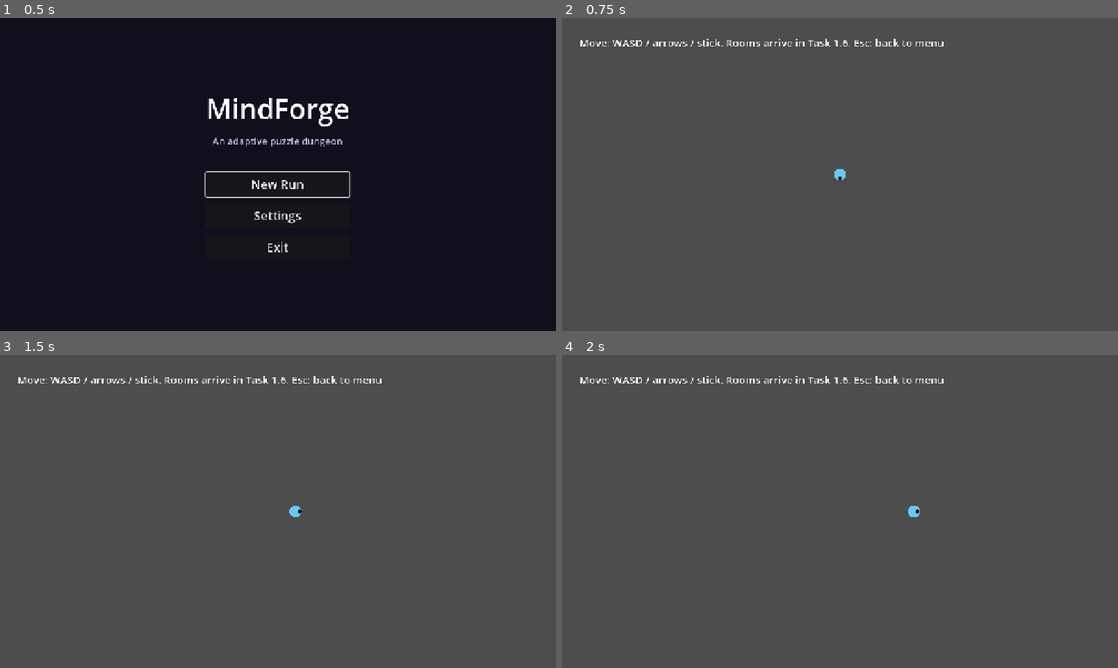
Above: before the commit, frames 1-4 (two rows, left to right).
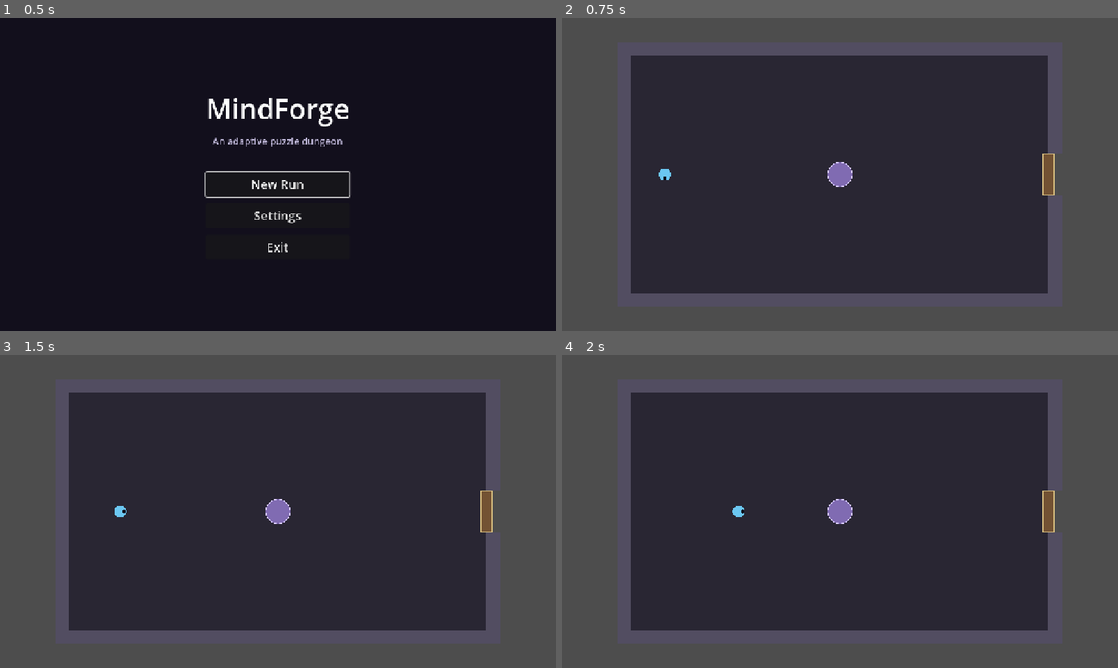
Above: after the commit, the same moments.

Repository: M-Mashreghi/MindForge
Game: Godot game, scene res://game/scenes/main/main.tscn
Same seed, same stepped clock (60 frames per second), same inputs: the game is played once before the commit and once after it.
Inputs:
- Up to frame 1 (0.5 s): no input
- Up to frame 2 (0.75 s): click "New Run" at 0.5 s
- Up to frame 3 (1.5 s): tap Enter at 1.25 s; hold D (move_right) from 1.28 s (still down); hold E (interact) from 1.28 s (still down)
- Up to frame 4 (2 s): keep holding D (move_right); keep holding E (interact)

Frame 1 is identical in both runs. In frame 2, 58% of the frame differs, in the area x 3-89%, y 6-88%; in frame 3, 58%; in frame 4, 58%.

Commit message:
task(1.6): add reusable dungeon room scene
- RoomDef metadata resource and three fixture room definitions
- room scene with floor, collision walls, spawn point, puzzle anchor
  and entry/exit doors laid out from metadata
- dungeon loads the fixed fixture sequence and spawns the player
- room contains no puzzle answer validation

Co-Authored-By: Claude Opus 5.5 (1M context) <noreply@anthropic.com>

Diff:
--- /dev/null
+++ b/game/resources/room_defs/fixture_entrance.tres
@@ -0,0 +1,17 @@
+[gd_resource type="Resource" load_steps=2 format=3]
+
+[ext_resource type="Script" path="res://game/scripts/dungeon/room_def.gd" id="1_def"]
+
+[resource]
+script = ExtResource("1_def")
+room_id = &"fixture_entrance"
+display_name = "Entrance Hall"
+room_type = 0
+size = Vector2(960, 544)
+spawn_point = Vector2(0.08, 0.5)
+puzzle_anchor = Vector2(0.5, 0.5)
+allows_retreat = false
+has_entry_door = false
+has_exit_door = true
+puzzle_family = &"pattern"
+floor_color = Color(0.16, 0.15, 0.2, 1)
--- /dev/null
+++ b/game/resources/room_defs/fixture_gallery.tres
@@ -0,0 +1,17 @@
+[gd_resource type="Resource" load_steps=2 format=3]
+
+[ext_resource type="Script" path="res://game/scripts/dungeon/room_def.gd" id="1_def"]
+
+[resource]
+script = ExtResource("1_def")
+room_id = &"fixture_gallery"
+display_name = "Echo Gallery"
+room_type = 0
+size = Vector2(1024, 576)
+spawn_point = Vector2(0.08, 0.5)
+puzzle_anchor = Vector2(0.6, 0.35)
+allows_retreat = true
+has_entry_door = true
+has_exit_door = true
+puzzle_family = &"logic"
+floor_color = Color(0.14, 0.17, 0.2, 1)
--- /dev/null
+++ b/game/resources/room_defs/fixture_vault.tres
@@ -0,0 +1,17 @@
+[gd_resource type="Resource" load_steps=2 format=3]
+
+[ext_resource type="Script" path="res://game/scripts/dungeon/room_def.gd" id="1_def"]
+
+[resource]
+script = ExtResource("1_def")
+room_id = &"fixture_vault"
+display_name = "Rune Vault"
+room_type = 2
+size = Vector2(896, 512)
+spawn_point = Vector2(0.08, 0.5)
+puzzle_anchor = Vector2(0.55, 0.6)
+allows_retreat = false
+has_entry_door = true
+has_exit_door = true
+puzzle_family = &"memory"
+floor_color = Color(0.2, 0.14, 0.17, 1)
--- a/game/scenes/dungeon/dungeon.gd
+++ b/game/scenes/dungeon/dungeon.gd
@@ -1,9 +1,45 @@
 extends Node2D
-## Dungeon scene shell. Rooms, player and HUD are added by later tasks.
+## Dungeon scene: shows the current room and places the player in it.
+## The room sequence is a fixed, deterministic fixture list until the seeded
+## dungeon generator (Phase 5) replaces it.
 ## Cancel (Escape) abandons the run and returns to the main menu.
+
+const ROOM_SCENE := preload("res://game/scenes/rooms/dungeon_room.tscn")
+const DEMO_ROOM_DEFS: Array[Resource] = [
+	preload("res://game/resources/room_defs/fixture_entrance.tres"),
+	preload("res://game/resources/room_defs/fixture_gallery.tres"),
+	preload("res://game/resources/room_defs/fixture_vault.tres"),
+]
+## Seed used when the scene is run directly without a run from the menu.
+const DEMO_SEED := 1
+
+@onready var _room_holder: Node2D = $RoomHolder
+@onready var player: CharacterBody2D = $Player
+
+var current_room: Node2D
+
+
+func _ready() -> void:
+	if not GameState.run_active:
+		GameState.start_run(DEMO_SEED, DEMO_ROOM_DEFS.size())
+	load_room(0)
 
 
 func _unhandled_input(event: InputEvent) -> void:
 	if event.is_action_pressed("ui_cancel"):
 		get_viewport().set_input_as_handled()
 		GameState.return_to_main_menu()
+
+
+## Replaces the current room with fixture room `index` and enters it.
+func load_room(index: int) -> void:
+	if current_room:
+		_room_holder.remove_child(current_room)
+		current_room.queue_free()
+	var room := ROOM_SCENE.instantiate()
+	room.room_def = DEMO_ROOM_DEFS[index]
+	_room_holder.add_child(room)
+	room.position = ((get_viewport_rect().size - room.room_def.size) / 2.0).round()
+	current_room = room
+	player.place_at(room.get_spawn_global_position())
+	GameState.enter_room(room.get_room_id())
--- a/game/scenes/dungeon/dungeon.tscn
+++ b/game/scenes/dungeon/dungeon.tscn
@@ -6,13 +6,6 @@
 [node name="Dungeon" type="Node2D"]
 script = ExtResource("1_dungeon")
 
-[node name="Placeholder" type="Label" parent="."]
-offset_left = 40.0
-offset_top = 40.0
-offset_right = 900.0
-offset_bottom = 90.0
-theme_override_font_sizes/font_size = 24
-text = "Move: WASD / arrows / stick. Rooms arrive in Task 1.6. Esc: back to menu"
+[node name="RoomHolder" type="Node2D" parent="."]
 
 [node name="Player" parent="." instance=ExtResource("2_player")]
-position = Vector2(640, 360)
--- /dev/null
+++ b/game/scenes/rooms/door.gd
@@ -0,0 +1,34 @@
+extends Area2D
+## A doorway in a room wall. Detects the player reaching it and reports it;
+## the room/dungeon decide whether a transition happens.
+
+enum Role { ENTRY, EXIT }
+
+signal player_reached(door: Area2D)
+
+const DOOR_SIZE := Vector2(24, 96)
+
+@export var role: Role = Role.EXIT
+
+
+func _ready() -> void:
+	collision_layer = 4
+	collision_mask = 2
+	monitorable = false
+	var shape := CollisionShape2D.new()
+	var rect := RectangleShape2D.new()
+	rect.size = DOOR_SIZE
+	shape.shape = rect
+	add_child(shape)
+	body_entered.connect(_on_body_entered)
+
+
+func _on_body_entered(body: Node2D) -> void:
+	if body is CharacterBody2D:
+		player_reached.emit(self)
+
+
+func _draw() -> void:
+	var rect := Rect2(-DOOR_SIZE / 2.0, DOOR_SIZE)
+	draw_rect(rect, Color(0.45, 0.32, 0.2))
+	draw_rect(rect, Color(0.85, 0.75, 0.5), false, 2.0)
--- /dev/null
+++ b/game/scenes/rooms/door.tscn
@@ -0,0 +1,6 @@
+[gd_scene load_steps=2 format=3]
+
+[ext_resource type="Script" path="res://game/scenes/rooms/door.gd" id="1_door"]
+
+[node name="Door" type="Area2D"]
+script = ExtResource("1_door")
--- /dev/null
+++ b/game/scenes/rooms/dungeon_room.gd
@@ -0,0 +1,101 @@
+extends Node2D
+## Reusable room: floor, walls with door gaps, spawn point, puzzle anchor and
+## doors, all laid out from a RoomDef. It never validates puzzle answers; a
+## puzzle host attached to the anchor reports results through EventBus.
+
+const RoomDef := preload("res://game/scripts/dungeon/room_def.gd")
+const Door := preload("res://game/scenes/rooms/door.gd")
+
+const WALL_THICKNESS := 32.0
+const DOOR_GAP := 96.0
+const WALL_COLOR := Color(0.32, 0.3, 0.38)
+
+## Emitted when the player reaches a door (the dungeon decides what happens).
+signal door_reached(door: Area2D)
+
+@export var room_def: RoomDef
+
+@onready var spawn_point: Marker2D = $SpawnPoint
+@onready var puzzle_anchor: Marker2D = $PuzzleAnchor
+@onready var entry_door: Area2D = $Doors/EntryDoor
+@onready var exit_door: Area2D = $Doors/ExitDoor
+@onready var _walls: StaticBody2D = $Walls
+
+
+func _ready() -> void:
+	if room_def == null:
+		push_error("DungeonRoom needs a room_def")
+		return
+	name = "Room_%s" % room_def.room_id
+	spawn_point.position = room_def.spawn_position()
+	puzzle_anchor.position = room_def.puzzle_anchor_position()
+	_build_walls()
+	_place_door(entry_door, room_def.has_entry_door, Vector2(0, room_def.size.y / 2.0))
+	_place_door(exit_door, room_def.has_exit_door, Vector2(room_def.size.x, room_def.size.y / 2.0))
+	entry_door.player_reached.connect(door_reached.emit)
+	exit_door.player_reached.connect(door_reached.emit)
+	queue_redraw()
+
+
+func get_room_id() -> StringName:
+	return room_def.room_id
+
+
+func get_spawn_global_position() -> Vector2:
+	return spawn_point.global_position
+
+
+## Interior rectangle in local coordinates.
+func get_interior_rect() -> Rect2:
+	return Rect2(Vector2.ZERO, room_def.size)
+
+
+func _place_door(door: Area2D, enabled: bool, at: Vector2) -> void:
+	door.position = at
+	door.visible = enabled
+	door.monitoring = enabled
+	door.process_mode = Node.PROCESS_MODE_INHERIT if enabled else Node.PROCESS_MODE_DISABLED
+
+
+## Four walls around the interior; the west/east walls leave a gap where an
+## enabled door sits, and the door itself controls passage.
+func _build_walls() -> void:
+	var w := room_def.size.x
+	var h := room_def.size.y
+	var t := WALL_THICKNESS
+	_add_wall(Rect2(-t, -t, w + 2 * t, t))
+	_add_wall(Rect2(-t, h, w + 2 * t, t))
+	_add_side_wall(-t, h, room_def.has_entry_door)
+	_add_side_wall(w, h, room_def.has_exit_door)
+
+
+func _add_side_wall(x: float, h: float, has_gap: bool) -> void:
+	var t := WALL_THICKNESS
+	if not has_gap:
+		_add_wall(Rect2(x, 0, t, h))
+		return
+	var gap_top := (h - DOOR_GAP) / 2.0
+	_add_wall(Rect2(x, 0, t, gap_top))
+	_add_wall(Rect2(x, gap_top + DOOR_GAP, t, h - gap_top - DOOR_GAP))
+
+
+func _add_wall(rect: Rect2) -> void:
+	var shape := CollisionShape2D.new()
+	var box := RectangleShape2D.new()
+	box.size = rect.size
+	shape.shape = box
+	shape.position = rect.get_center()
+	_walls.add_child(shape)
+
+
+func _draw() -> void:
+	if room_def == null:
+		return
+	draw_rect(get_interior_rect(), room_def.floor_color)
+	for child in _walls.get_children():
+		var shape := child as CollisionShape2D
+		var size: Vector2 = (shape.shape as RectangleShape2D).size
+		draw_rect(Rect2(shape.position - size / 2.0, size), WALL_COLOR)
+	# Placeholder pedestal marking where the puzzle will be presented.
+	draw_circle(puzzle_anchor.position, 28.0, Color(0.5, 0.42, 0.7))
+	draw_circle(puzzle_anchor.position, 28.0, Color(0.85, 0.8, 1.0), false, 2.0)
--- /dev/null
+++ b/game/scenes/rooms/dungeon_room.tscn
@@ -0,0 +1,23 @@
+[gd_scene load_steps=3 format=3]
+
+[ext_resource type="Script" path="res://game/scenes/rooms/dungeon_room.gd" id="1_room"]
+[ext_resource type="PackedScene" path="res://game/scenes/rooms/door.tscn" id="2_door"]
+
+[node name="DungeonRoom" type="Node2D"]
+script = ExtResource("1_room")
+
+[node name="Walls" type="StaticBody2D" parent="."]
+collision_layer = 1
+collision_mask = 0
+
+[node name="SpawnPoint" type="Marker2D" parent="."]
+
+[node name="PuzzleAnchor" type="Marker2D" parent="."]
+
+[node name="Doors" type="Node2D" parent="."]
+
+[node name="EntryDoor" parent="Doors" instance=ExtResource("2_door")]
+role = 0
+
+[node name="ExitDoor" parent="Doors" instance=ExtResource("2_door")]
+role = 1
--- /dev/null
+++ b/game/scripts/dungeon/room_def.gd
@@ -0,0 +1,42 @@
+extends Resource
+## Static metadata for one dungeon room. Holds no puzzle answers.
+
+enum RoomType { STANDARD, RECOVERY, CHALLENGE, BOSS }
+
+const ROOM_DEF_VERSION := 1
+
+@export var room_id: StringName = &""
+@export var display_name: String = ""
+@export var room_type: RoomType = RoomType.STANDARD
+## Interior size in pixels (walls are drawn around it).
+@export var size: Vector2 = Vector2(960, 544)
+## Positions as fractions of `size` (0..1), so layouts scale with the room.
+@export var spawn_point: Vector2 = Vector2(0.12, 0.5)
+@export var puzzle_anchor: Vector2 = Vector2(0.5, 0.5)
+## Whether the player may leave back through the entry door before success.
+@export var allows_retreat: bool = false
+@export var has_entry_door: bool = true
+@export var has_exit_door: bool = true
+## Requested puzzle family for later scheduling ("" = scheduler decides).
+@export var puzzle_family: StringName = &""
+@export var floor_color: Color = Color(0.16, 0.15, 0.2)
+
+
+func spawn_position() -> Vector2:
+	return spawn_point * size
+
+
+func puzzle_anchor_position() -> Vector2:
+	return puzzle_anchor * size
+
+
+func to_dict() -> Dictionary:
+	return {
+		"version": ROOM_DEF_VERSION,
+		"room_id": room_id,
+		"display_name": display_name,
+		"room_type": room_type,
+		"size": size,
+		"allows_retreat": allows_retreat,
+		"puzzle_family": puzzle_family,
+	}
--- /dev/null
+++ b/tests/integration/test_dungeon_room.gd
@@ -0,0 +1,68 @@
+extends "res://tests/test_case.gd"
+
+const ROOM_SCENE := preload("res://game/scenes/rooms/dungeon_room.tscn")
+const DUNGEON_SCENE := preload("res://game/scenes/dungeon/dungeon.tscn")
+const ENTRANCE := preload("res://game/resources/room_defs/fixture_entrance.tres")
+const GALLERY := preload("res://game/resources/room_defs/fixture_gallery.tres")
+
+
+func _make_room(def: Resource) -> Node2D:
+	var room: Node2D = ROOM_SCENE.instantiate()
+	room.room_def = def
+	return await add_to_root(room)
+
+
+func test_room_lays_out_from_metadata() -> void:
+	var room := await _make_room(GALLERY)
+	var interior: Rect2 = room.get_interior_rect()
+	check_eq(room.get_room_id(), &"fixture_gallery", "room id from metadata")
+	check(interior.has_point(room.spawn_point.position), "spawn inside room")
+	check(interior.has_point(room.puzzle_anchor.position), "puzzle anchor inside room")
+	check_eq(room.puzzle_anchor.position, GALLERY.puzzle_anchor * GALLERY.size, "anchor from metadata")
+	check(room.entry_door.visible and room.exit_door.visible, "both doors present")
+	check(room.get_node("Walls").get_child_count() >= 6, "walls with door gaps built")
+
+
+func test_room_without_entry_door_has_solid_west_wall() -> void:
+	var room := await _make_room(ENTRANCE)
+	check(not room.entry_door.visible, "entry door hidden")
+	check(not room.entry_door.monitoring, "entry door inactive")
+	check_eq(room.get_node("Walls").get_child_count(), 5, "solid west wall + gapped east wall")
+
+
+func test_room_has_no_answer_validation() -> void:
+	var room := await _make_room(GALLERY)
+	for method in room.get_script().get_script_method_list():
+		var method_name: String = method["name"]
+		check(not ("validate" in method_name or "answer" in method_name or "solve" in method_name),
+			"room script must not validate answers (%s)" % method_name)
+
+
+func test_fixture_rooms_fit_the_viewport() -> void:
+	for path in ["fixture_entrance", "fixture_gallery", "fixture_vault"]:
+		var def: Resource = load("res://game/resources/room_defs/%s.tres" % path)
+		var outer: Vector2 = def.size + Vector2.ONE * 64.0
+		check(outer.x <= 1280.0 and outer.y <= 720.0, "%s fits 1280x720" % path)
+
+
+func test_demo_flow_enters_first_fixture_room() -> void:
+	var gs: Node = tree.root.get_node("GameState")
+	gs.start_run(42, 3)
+	var dungeon: Node2D = await add_to_root(DUNGEON_SCENE.instantiate())
+	check_eq(gs.current_room_id, &"fixture_entrance", "entered first fixture room")
+	check_eq(gs.room_index, 0, "room index 0")
+	check(dungeon.player.global_position.is_equal_approx(dungeon.current_room.get_spawn_global_position()),
+		"player at spawn point")
+
+
+func test_demo_flow_is_deterministic() -> void:
+	var gs: Node = tree.root.get_node("GameState")
+	gs.start_run(42, 3)
+	var a: Node2D = await add_to_root(DUNGEON_SCENE.instantiate())
+	var first := [a.current_room.position, a.player.global_position, gs.current_room_id]
+	a.queue_free()
+	await tree.process_frame
+	gs.start_run(42, 3)
+	var b: Node2D = await add_to_root(DUNGEON_SCENE.instantiate())
+	check_eq([b.current_room.position, b.player.global_position, gs.current_room_id], first,
+		"same seed, same room layout and spawn")
Not shown, added: game/scenes/rooms/door.gd.uid
Not shown, added: game/scenes/rooms/dungeon_room.gd.uid
Not shown, added: game/scripts/dungeon/room_def.gd.uid
Not shown, added: tests/integration/test_dungeon_room.gd.uid
Not shown, changed: docs/PROJECT_PHASES_AND_TASKS.md
Not shown, changed: docs/TASKS.md
Not shown, removed: game/resources/room_defs/.gitkeep
Not shown, removed: game/scenes/rooms/.gitkeep
